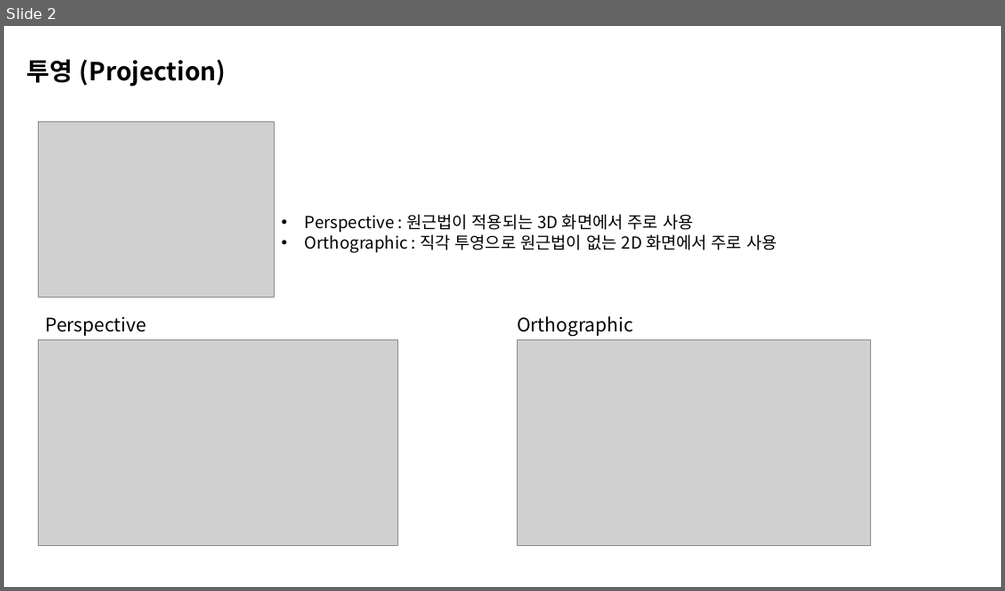
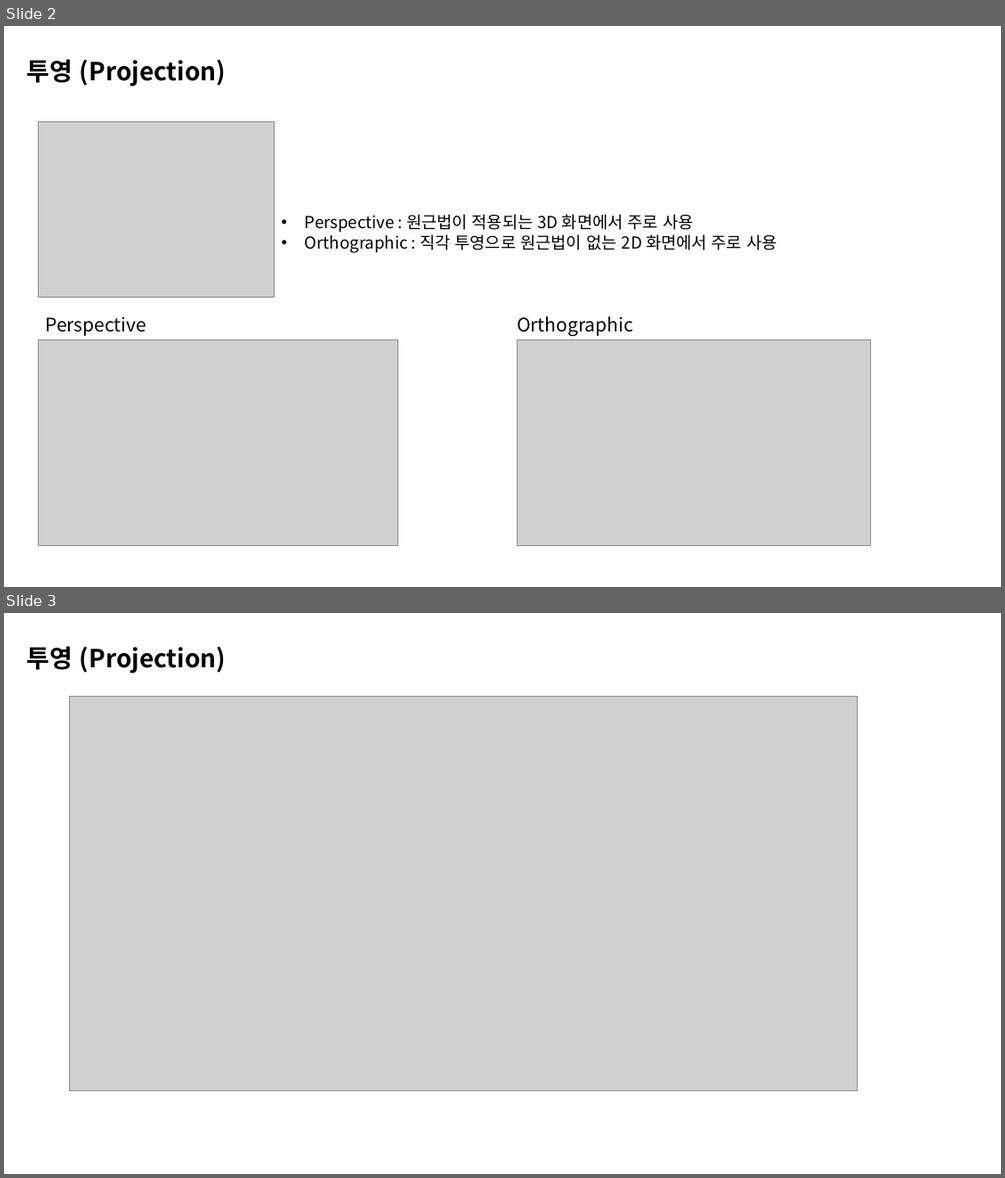
Before and after one commit to BeautyRiver/Graphics-Pipeline-Study, a slide deck: Perspective.pptx. Shown one above the other, each under a label of ours: slide 2 before the commit, slides 2 and 3 after it. The pictures are 1005x591 and 1005x1178 pixels, drawn with LibreOffice and Linux fonts; fonts in the diff are those of the drawing; grey boxes stand for pictures. Boxes give left, top, right and bottom in pixels: in the first picture for what was removed or moved away, otherwise in the second. Text is boxed around its words. In the diff, an @@ line names an element or a change of style, - is before the commit and + after.

```diff
--- a/Perspective.pptx
+++ b/Perspective.pptx
@@ slide 3 added at <box>4,613,1001,1174</box>, background #FFFFFF @@
@@ title added at <box>27,646,226,674</box>, 24 pt, text #000000, bold @@
+투영 (Projection)
@@ picture added at <box>69,696,858,1091</box> @@
```
Also in this commit, not shown: 2 slides changed, 5 other slides added, 4 slides removed.
